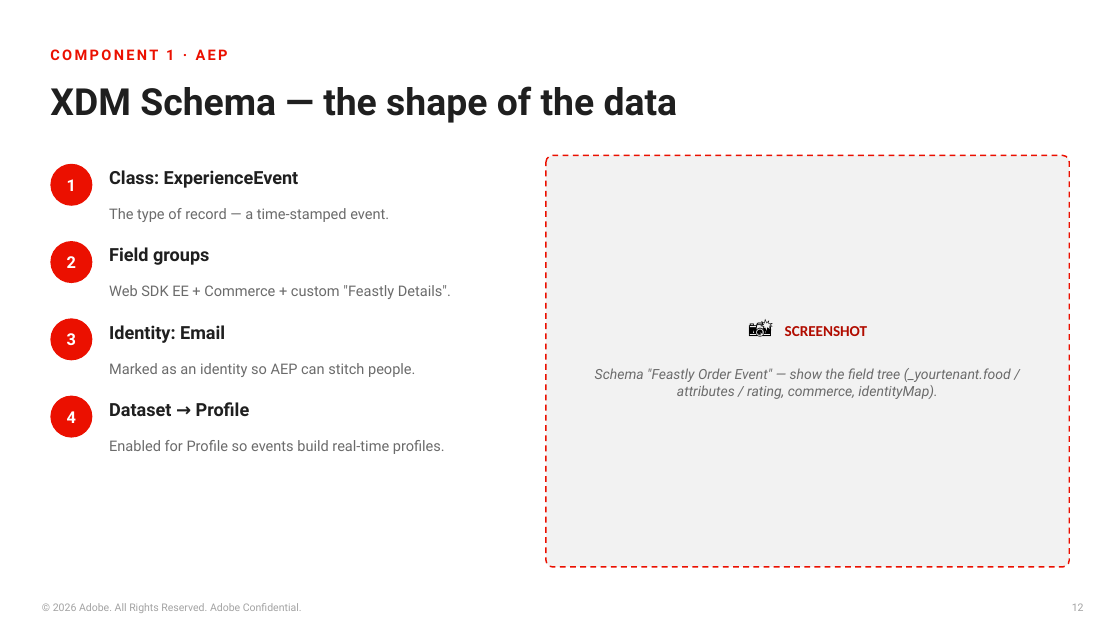
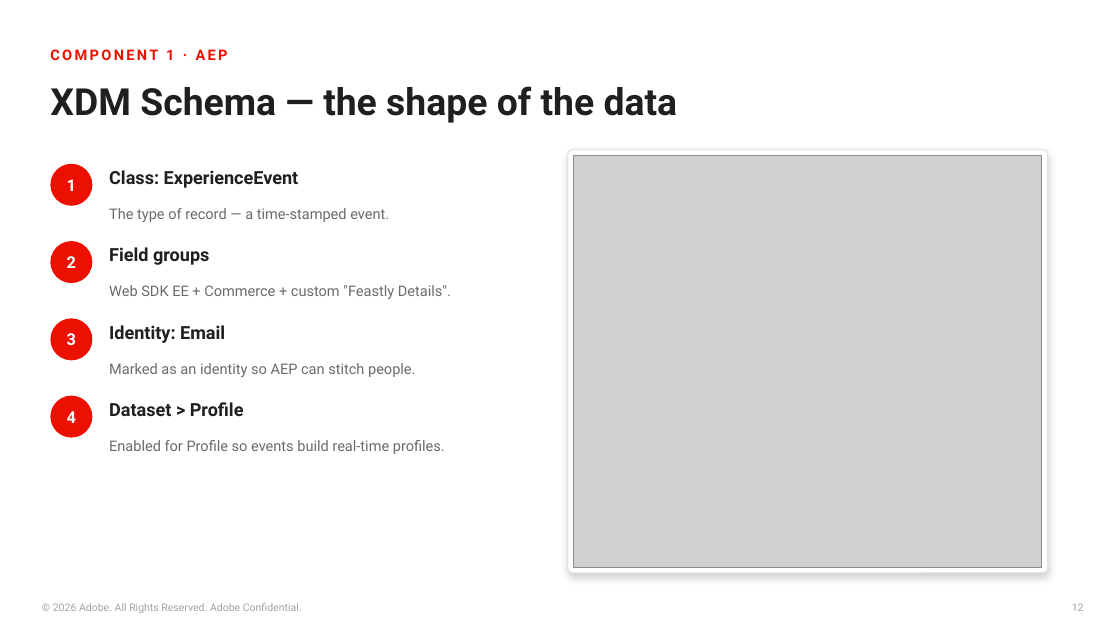
Before and after one commit to princeparvat80/aep-data-collection-food-demo, a slide deck: slide 12 of presentation/Feastly-DataCollection-to-AEP.pptx. Drawn at 1120x630 pixels with LibreOffice and Linux fonts; fonts in the diff are those of the drawing; grey boxes stand for pictures. Boxes give left, top, right and bottom in pixels: in the first picture for what was removed or moved away, otherwise in the second. Text is boxed around its words. In the diff, an @@ line names an element or a change of style, - is before the commit and + after.

```diff
--- a/presentation/Feastly-DataCollection-to-AEP.pptx
+++ b/presentation/Feastly-DataCollection-to-AEP.pptx
@@ rounded rectangle: place and size @@
-rounded rectangle at (546, 155, 1070, 567)
+rounded rectangle at (568, 150, 1048, 573)
@@ rounded rectangle at (568, 150, 1048, 573): fill #F2F2F2 to #FFFFFF; outline #EB1000 1.25 pt dashed to #E3E3E3 1 pt; shadow on; proportions changed @@
@@ picture added at (574, 155, 1042, 567) @@
@@ text removed at (785, 326, 867, 336) @@
-📸 SCREENSHOT
@@ text removed at (595, 368, 1011, 399) @@
-Schema "Feastly Order Event" — show the field tree (_yourtenant.food / attributes / rating, commerce, identityMap).
@@ text at (109, 402, 244, 416): text changed @@
-Dataset → Profile
+Dataset > Profile
```
Also in this commit, not shown: 16 other slides changed, 6 slides added, 16 other files.
